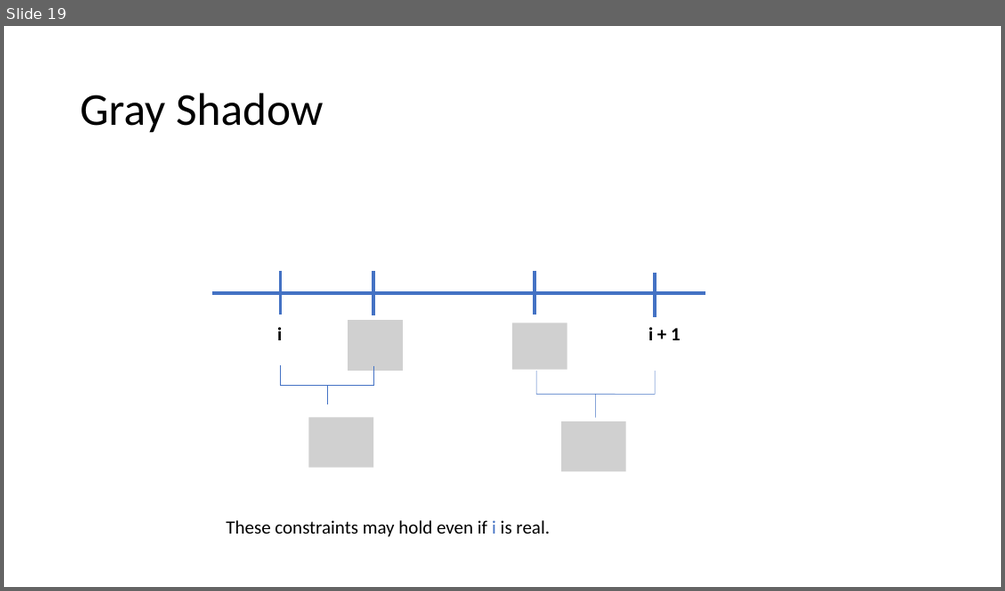
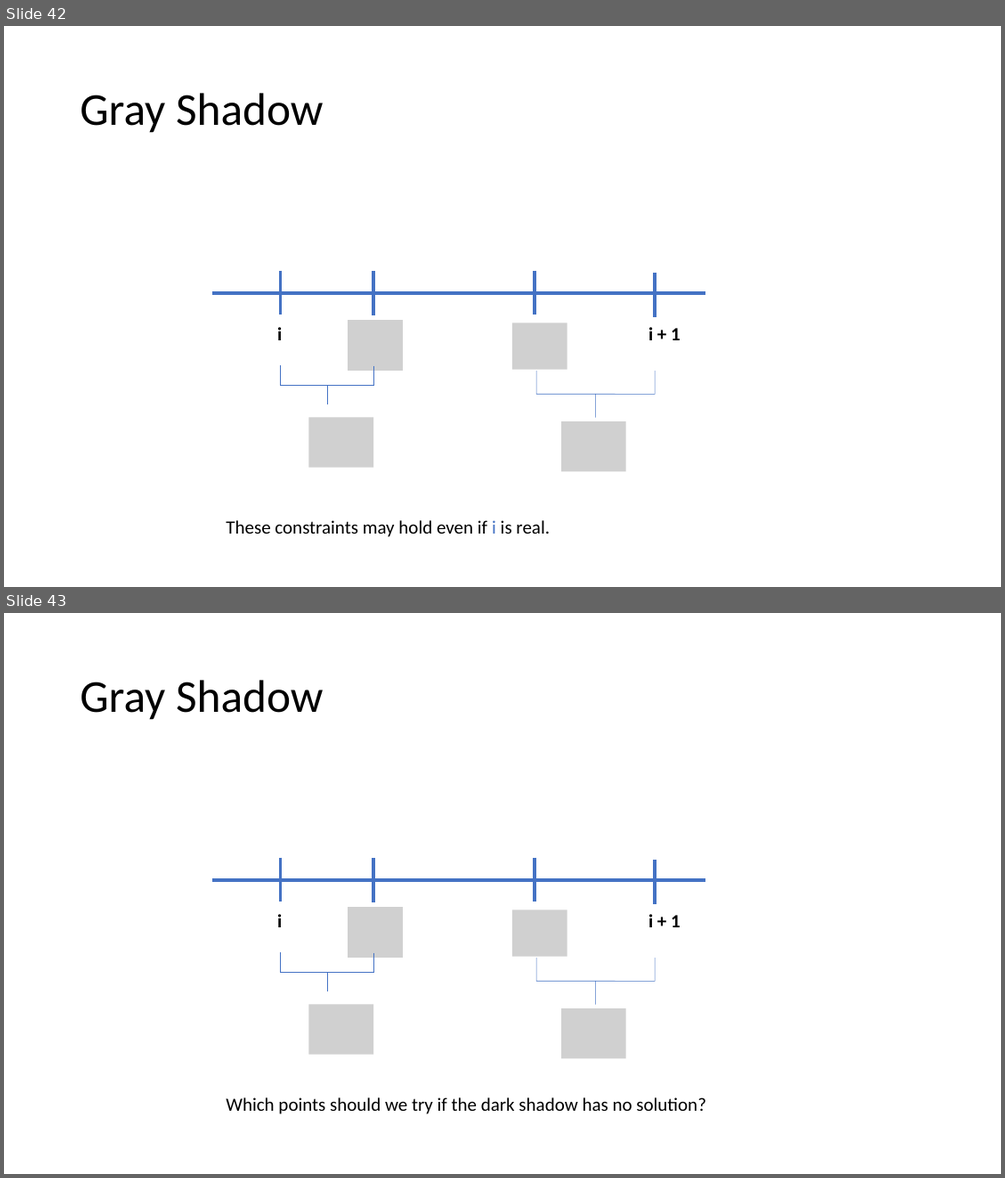
Before and after one commit to piyus/piyus.github.io, a slide deck: DP/slides/Lecture-12.pptx. Shown one above the other, each under a label of ours: slide 19 before the commit, slides 42 and 43 after it. The pictures are 1005x591 and 1005x1178 pixels, drawn with LibreOffice and Linux fonts; fonts in the diff are those of the drawing; grey boxes stand for pictures. Boxes give left, top, right and bottom in pixels: in the first picture for what was removed or moved away, otherwise in the second. Text is boxed around its words. In the diff, an @@ line names an element or a change of style, - is before the commit and + after.

```diff
--- a/DP/slides/Lecture-12.pptx
+++ b/DP/slides/Lecture-12.pptx
@@ slide 43 added at (x1=4, y1=613, x2=1001, y2=1174), background #FFFFFF @@
@@ title added at (x1=80, y1=680, x2=324, y2=720), 44 pt, text #000000 @@
+Gray Shadow
@@ line added from (281, 858) to (281, 901), #4472C4 3 pt @@
@@ line added from (373, 858) to (373, 902), #4472C4 3 pt @@
@@ line added from (535, 858) to (535, 901), #4472C4 3 pt @@
@@ line added from (655, 860) to (655, 904), #4472C4 3 pt @@
@@ line added from (212, 880) to (705, 880), #4472C4 3 pt @@
@@ text added at (x1=277, y1=914, x2=282, y2=927), 18 pt, text #000000, bold @@
+i
@@ picture added at (x1=348, y1=907, x2=404, y2=957) @@
@@ picture added at (x1=512, y1=910, x2=568, y2=957) @@
@@ text added at (x1=648, y1=914, x2=680, y2=927), 18 pt, text #000000, bold @@
+i + 1
@@ right brace added at (x1=281, y1=952, x2=373, y2=991), outline #4472C4 0.5 pt @@
@@ right brace added at (x1=536, y1=957, x2=655, y2=1004), outline #4472C4 0.5 pt @@
@@ picture added at (x1=309, y1=1004, x2=374, y2=1054) @@
@@ picture added at (x1=561, y1=1008, x2=626, y2=1059) @@
@@ text added at (x1=226, y1=1097, x2=706, y2=1114), 18 pt, text #000000 @@
+Which points should we try if the dark shadow has no solution?
@@ what was slide 19 is now slide 42 @@
```
Also in this commit, not shown: 1 slide changed, 37 other slides added, 1 slide removed, 1 other file.
